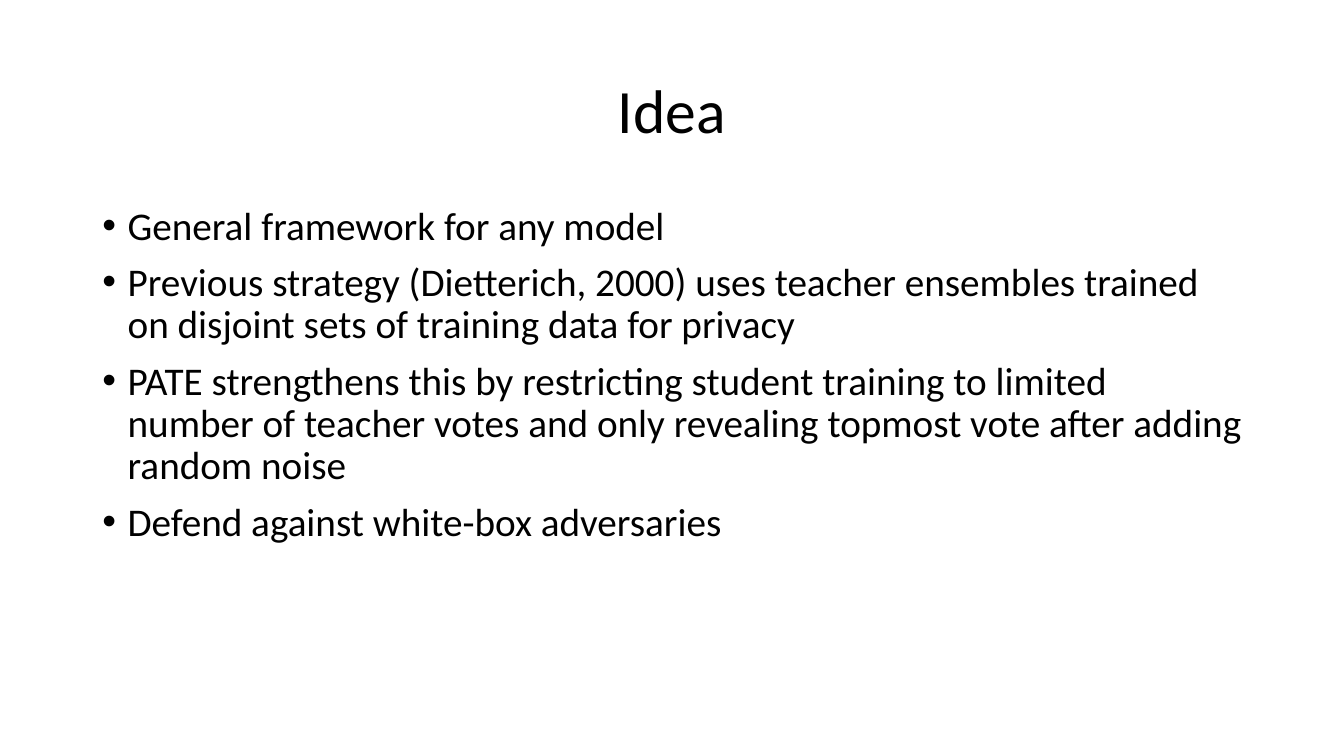
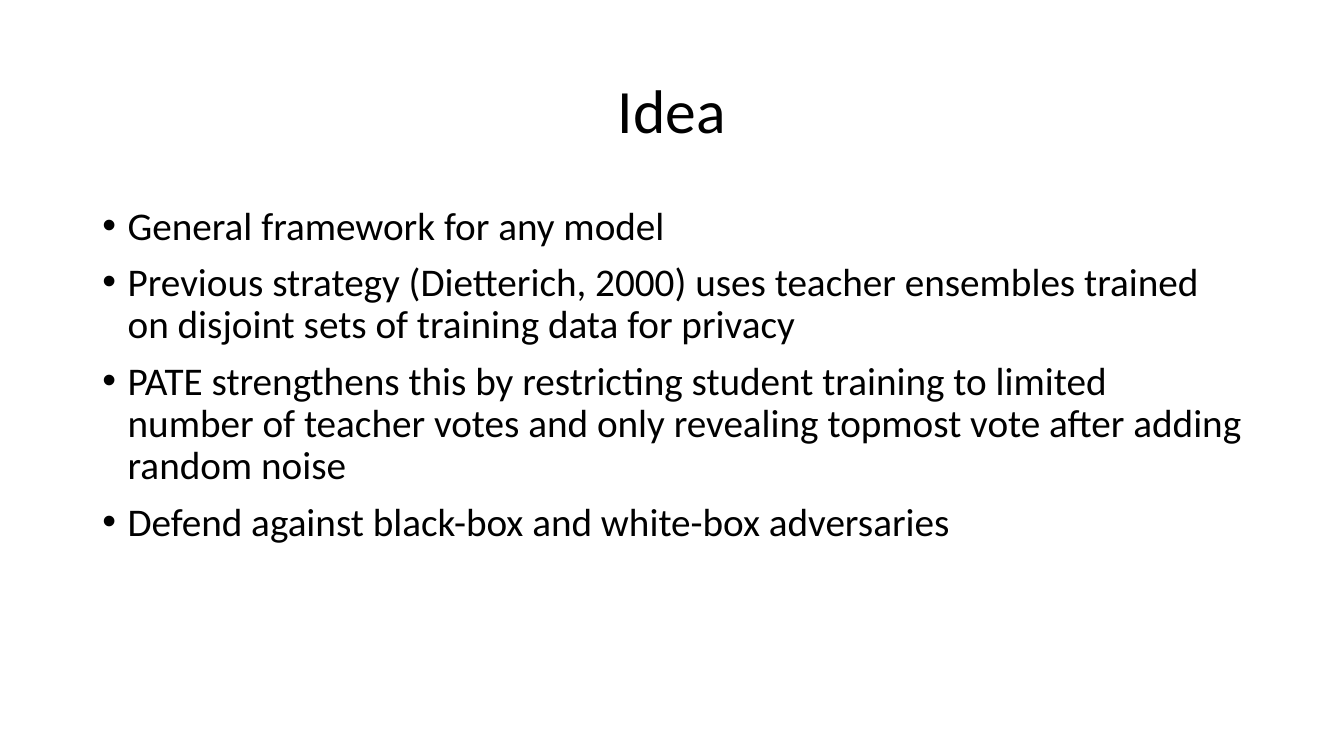
Before and after one commit to aisecure/aisecure.github.io, a slide deck: slide 18 of TEACHING/files/2019/1107/hari_aml.pptx (slide 15 before the commit). Drawn at 1344x756 pixels with LibreOffice and Linux fonts; fonts in the diff are those of the drawing. Boxes give left, top, right and bottom in pixels: in the first picture for what was removed or moved away, otherwise in the second. Text is boxed around its words. In the diff, an @@ line names an element or a change of style, - is before the commit and + after.

```diff
--- a/TEACHING/files/2019/1107/hari_aml.pptx
+++ b/TEACHING/files/2019/1107/hari_aml.pptx
@@ text at (128, 508, 950, 543): text changed @@
-• Defend against white-box adversaries
+• Defend against black-box and white-box adversaries
```
Also in this commit, not shown: 10 other slides changed, 5 slides added, 2 slides removed.
